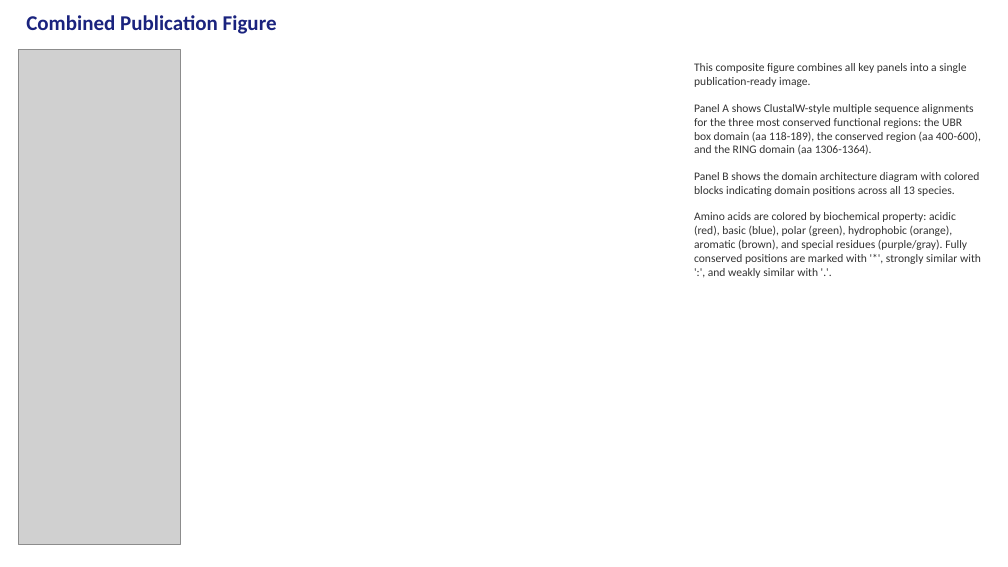
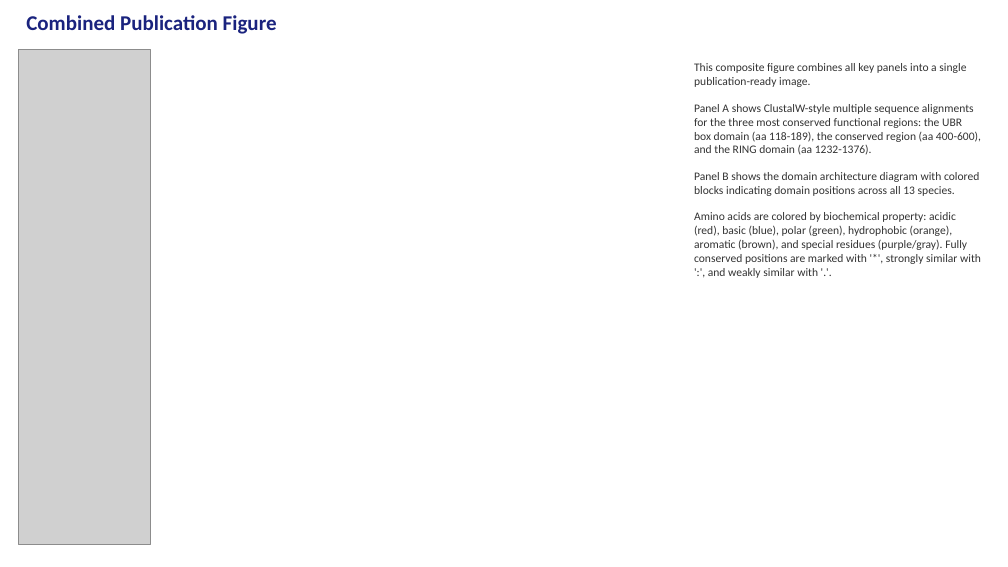
Before and after one commit to idobleicher/dianaMega, a slide deck: slide 5 of ubr3_alignment/UBR3_Analysis_Figures.pptx. Drawn at 1008x567 pixels with LibreOffice and Linux fonts; fonts in the diff are those of the drawing; grey boxes stand for pictures. Boxes give left, top, right and bottom in pixels: in the first picture for what was removed or moved away, otherwise in the second. Text is boxed around its words. In the diff, an @@ line names an element or a change of style, - is before the commit and + after.

```diff
--- a/ubr3_alignment/UBR3_Analysis_Figures.pptx
+++ b/ubr3_alignment/UBR3_Analysis_Figures.pptx
@@ picture: place and size @@
-picture at bbox=[19, 49, 180, 544]
+picture at bbox=[19, 49, 150, 544]
@@ text at bbox=[694, 104, 981, 154]: text changed @@
-Panel A shows ClustalW-style multiple sequence alignments for the three most conserved functional regions: the UBR box domain (aa 118-189), the conserved region (aa 400-600), and the RING domain (aa 1306-1364).
+Panel A shows ClustalW-style multiple sequence alignments for the three most conserved functional regions: the UBR box domain (aa 118-189), the conserved region (aa 400-600), and the RING domain (aa 1232-1376).
```
Also in this commit, not shown: 7 other slides changed, 53 other files.
